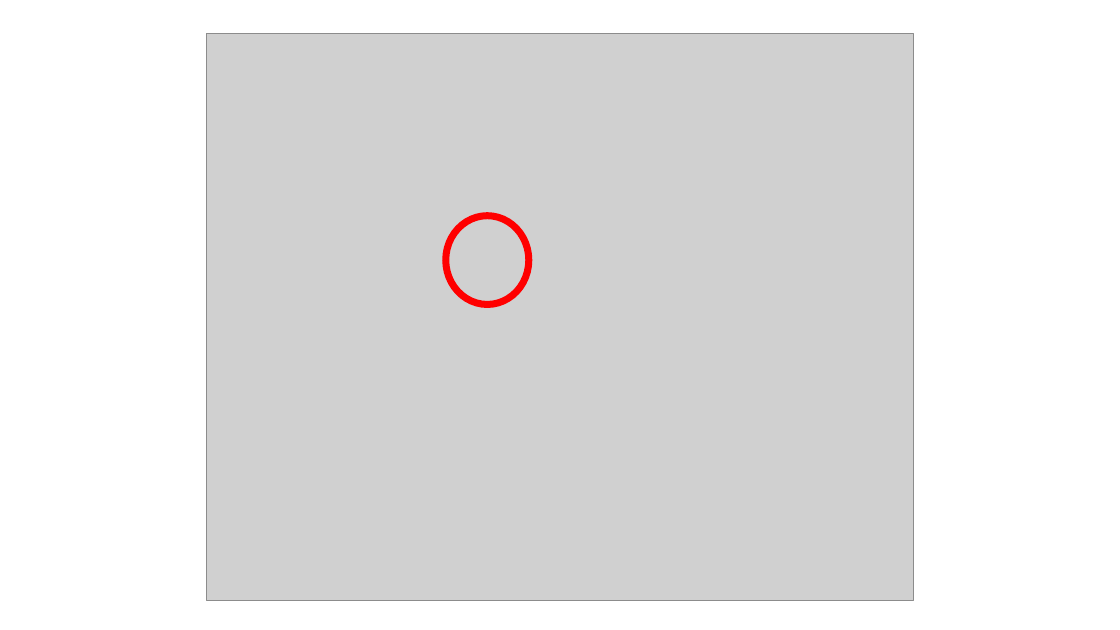
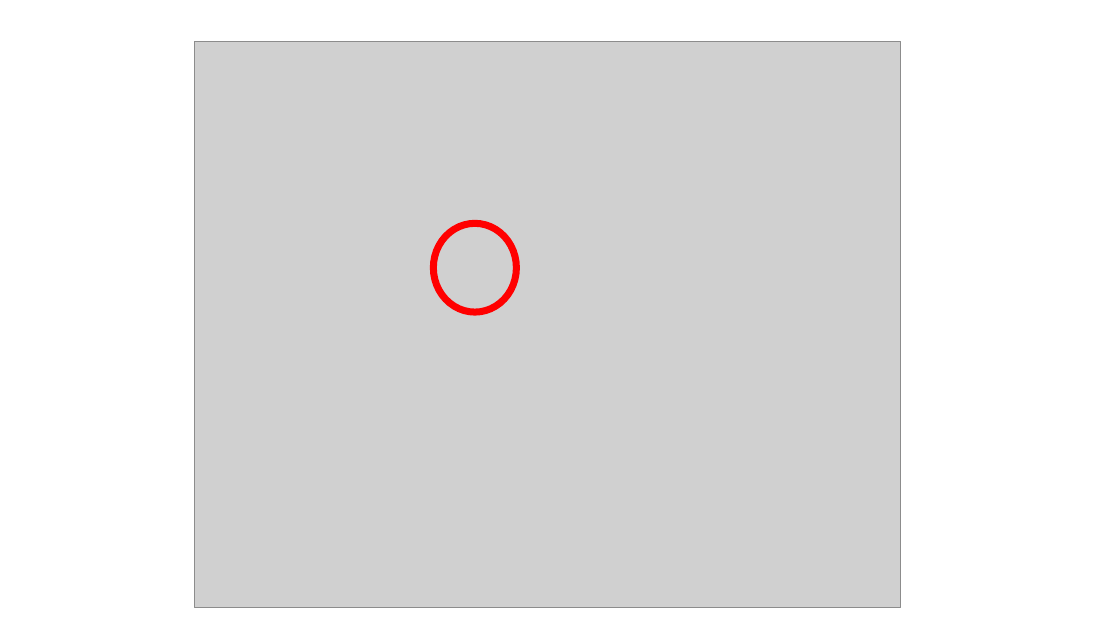
Before and after one commit to TaiChunYen/git, a slide deck: slide 20 of W044週報_戴君諺.pptx. Drawn at 1120x630 pixels with LibreOffice and Linux fonts; fonts in the diff are those of the drawing; grey boxes stand for pictures. Boxes give left, top, right and bottom in pixels: in the first picture for what was removed or moved away, otherwise in the second. Text is boxed around its words. In the diff, an @@ line names an element or a change of style, - is before the commit and + after.

```diff
--- a/W044週報_戴君諺.pptx
+++ b/W044週報_戴君諺.pptx
@@ picture: place and size @@
-picture at [207,34,913,600]
+picture at [194,41,901,607]
@@ ellipse: place and size @@
-ellipse at [446,216,529,305]
+ellipse at [434,223,517,313]
```
Also in this commit, not shown: 11 other slides changed.
